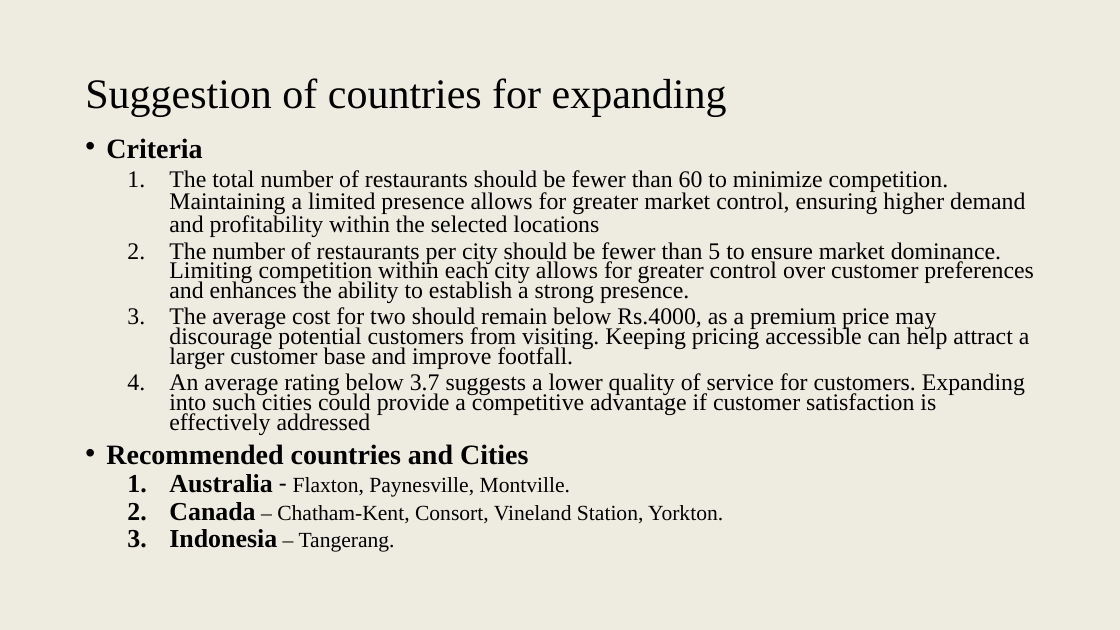
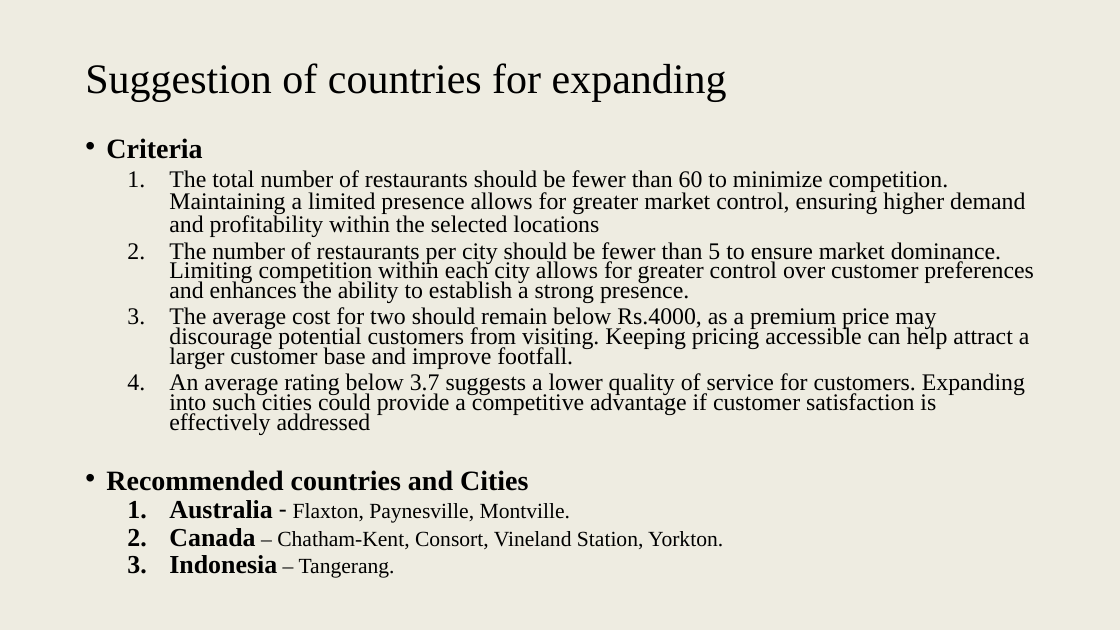
Before and after one commit to suhasjagadish/Restaurant_expansion, a slide deck: slide 12 of Analysis_Presentation.pptx (slide 8 before the commit). Drawn at 1120x630 pixels with LibreOffice and Linux fonts; fonts in the diff are those of the drawing. Boxes give left, top, right and bottom in pixels: in the first picture for what was removed or moved away, otherwise in the second. Text is boxed around its words. In the diff, an @@ line names an element or a change of style, - is before the commit and + after.

```diff
--- a/Analysis_Presentation.pptx
+++ b/Analysis_Presentation.pptx
@@ title "Suggestion of countries for expanding": place and size @@
-title "Suggestion of countries for expanding" at (85,78,727,116)
+title "Suggestion of countries for expanding" at (85,63,727,101)
@@ text "Criteria" rewrapped from (106,138,1034,552) to (106,138,1034,578) @@
```
Also in this commit, not shown: 2 other slides changed, 4 slides added, 2 other files.
